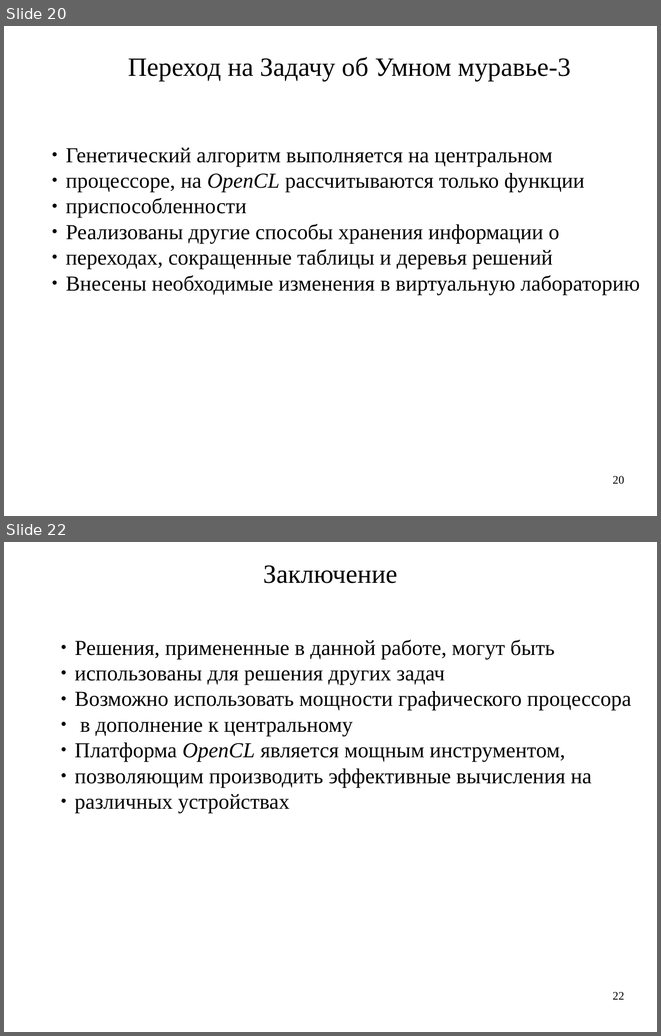
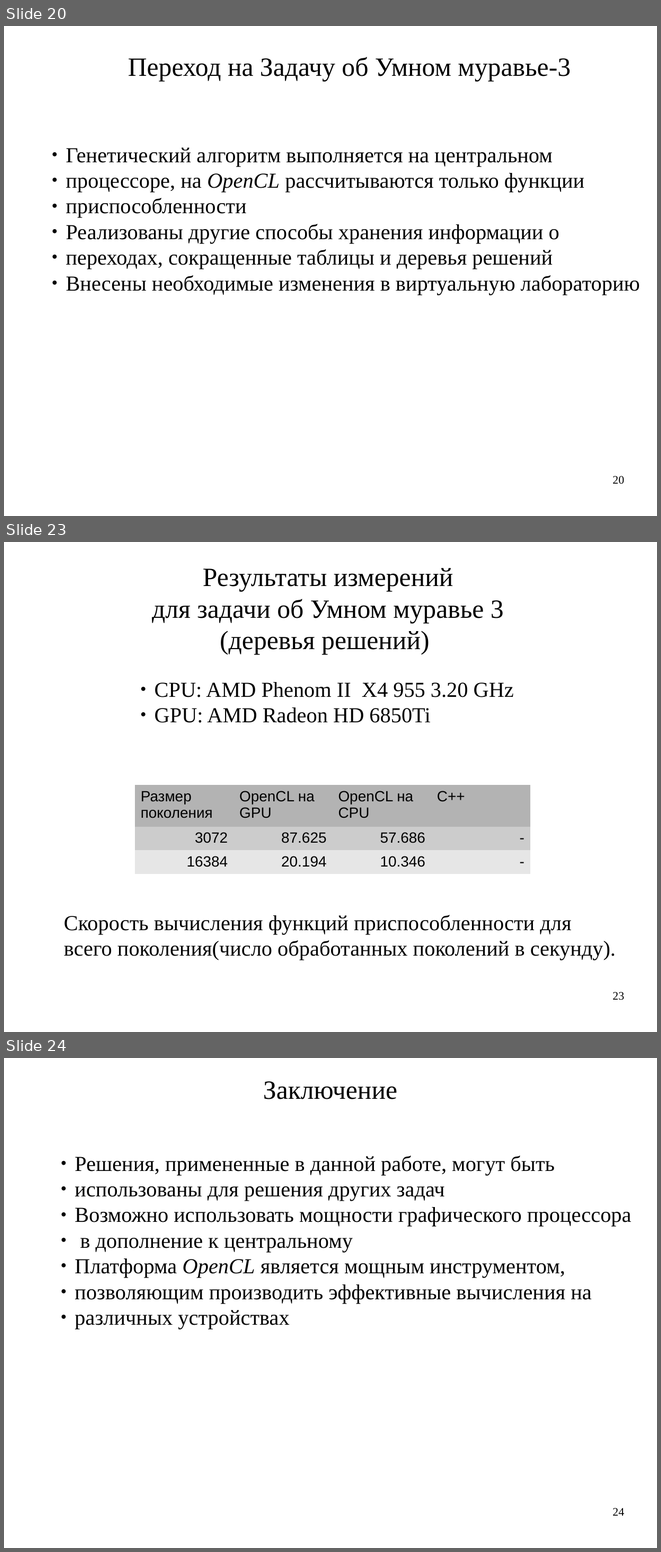
Before and after one commit to artem-bochkarev/master-work, a slide deck: Papers/PresentationKMU.odp. Shown one above the other, each under a label of ours: slides 20 and 22 before the commit, slides 20, 23 and 24 after it; the slides between them are not shown. The pictures are 661x1036 and 661x1552 pixels, drawn with LibreOffice and Linux fonts; fonts in the diff are those of the drawing. Boxes give left, top, right and bottom in pixels: in the first picture for what was removed or moved away, otherwise in the second. Text is boxed around its words. In the diff, an @@ line names an element or a change of style, - is before the commit and + after.

```diff
--- a/Papers/PresentationKMU.odp
+++ b/Papers/PresentationKMU.odp
@@ slide 23 added at (4,542,657,1032), background #FFFFFF @@
@@ text added at (152,568,504,654), 32 pt, text #000000 @@
+Результаты измерений
+для задачи об Умном муравье 3
+(деревья решений)
@@ text added at (155,682,514,723), 26 pt, text #000000 @@
+● CPU: AMD Phenom II X4 955 3.20 GHz
+● GPU: AMD Radeon HD 6850Ti
@@ table added at (135,785,531,870), 3 rows, 4 columns @@
+Размер поколения | OpenCL на GPU | OpenCL на СPU | C++
+3072 | 87.625 | 57.686 | -
+16384 | 20.194 | 10.346 | -
@@ text added at (64,915,616,960), 26 pt, text #000000 @@
+Скорость вычисления функций приспособленности для
+всего поколения(число обработанных поколений в секунду).
@@ page number added at (612,991,624,1000), 14 pt, text #000000 @@
+23
@@ what was slide 22 is now slide 24 @@
@@ page number at (612,1507,624,1515): text changed @@
-22
+24
```
Also in this commit, not shown: 11 slides changed, 1 other slide added, 1 other file.
